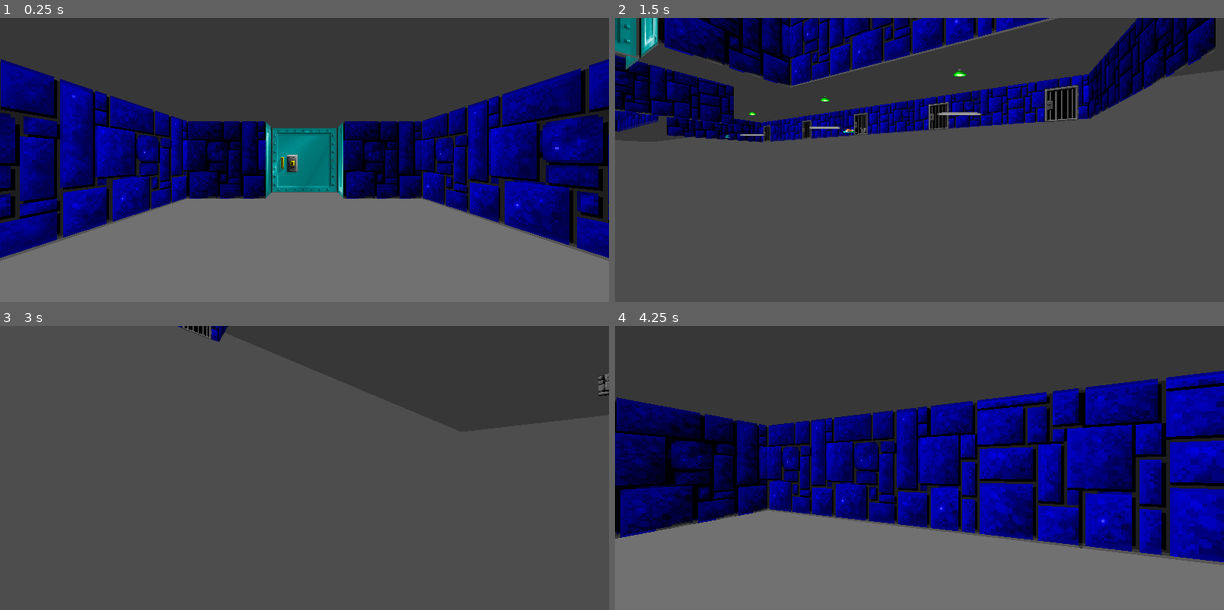
Above: before the commit, frames 1-4 (two rows, left to right).
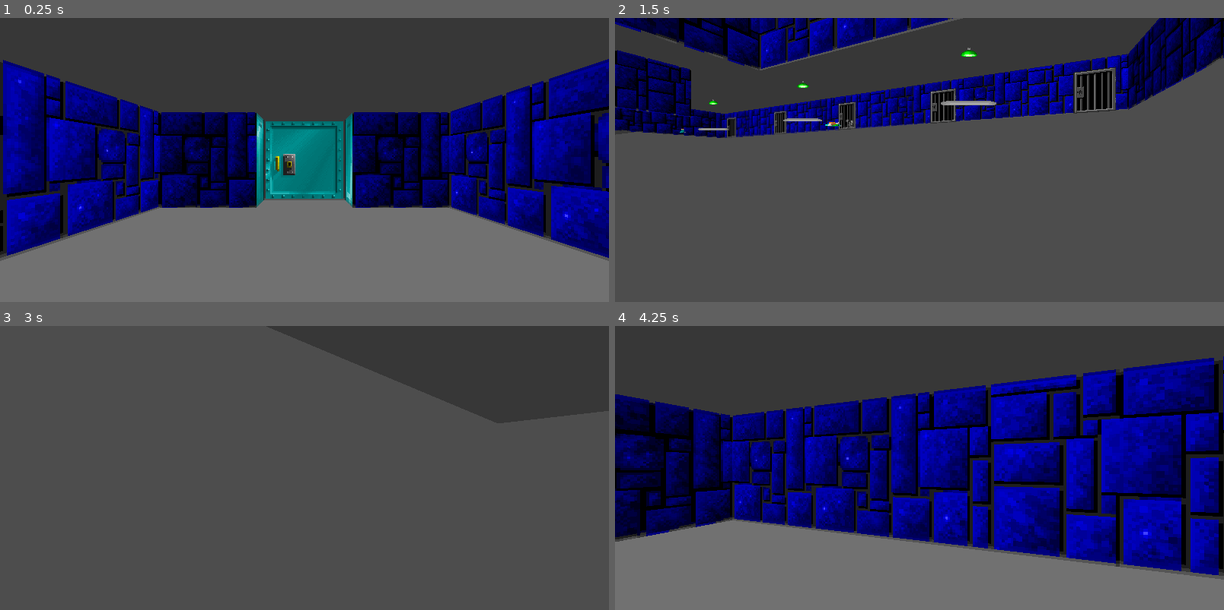
Above: after the commit, the same moments.

Repository: illnyang/wolf4godot
Game: Godot game, scene res://Wolf.tscn
Same seed, same stepped clock (60 frames per second), same inputs: the game is played once before the commit and once after it.
Inputs:
- Up to frame 1 (0.25 s): no input
- Up to frame 2 (1.5 s): tap Enter at 0.5 s; hold D (turn_right) 0.53-1.28 s; hold E (fly_down) from 1.28 s (still down)
- Up to frame 3 (3 s): release E (fly_down) at 2.03 s; hold D (turn_right) 2.03-2.78 s; hold Q (fly_up) from 2.78 s (still down)
- Up to frame 4 (4.25 s): release Q (fly_up) at 3.53 s; hold A (turn_left) from 3.53 s (still down)

The runs differ from the first frame. In frame 1, 28% of the frame differs, in the area x 0-100%, y 14-85%; in frame 2, 24%; in frame 3, 0.3%; in frame 4, 42%, in the area x 0-100%, y 10-90%.

Commit message:
Change FoV to 61 degrees
https://slow.pics/s/942Knz06
Seems to best match based on visual comparison, but still isn't perfect

Diff:
--- a/Player.tscn
+++ b/Player.tscn
@@ -7,4 +7,4 @@
 
 [node name="Camera3D" type="Camera3D" parent="."]
 current = true
-fov = 72.0
+fov = 61.0
